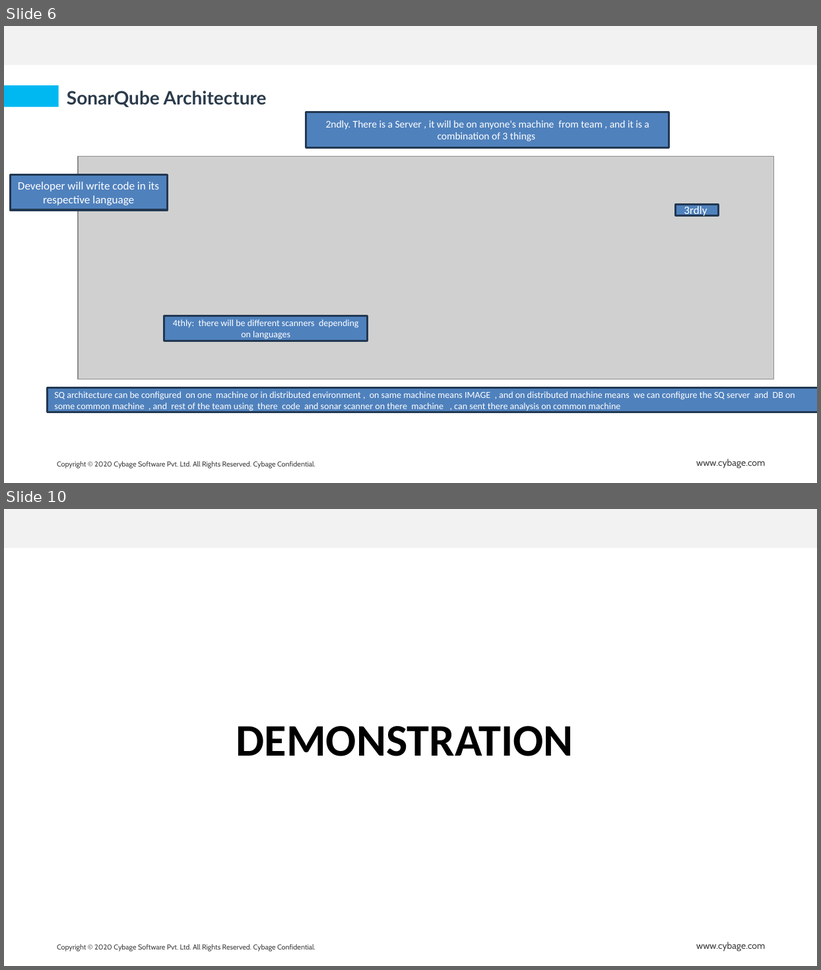
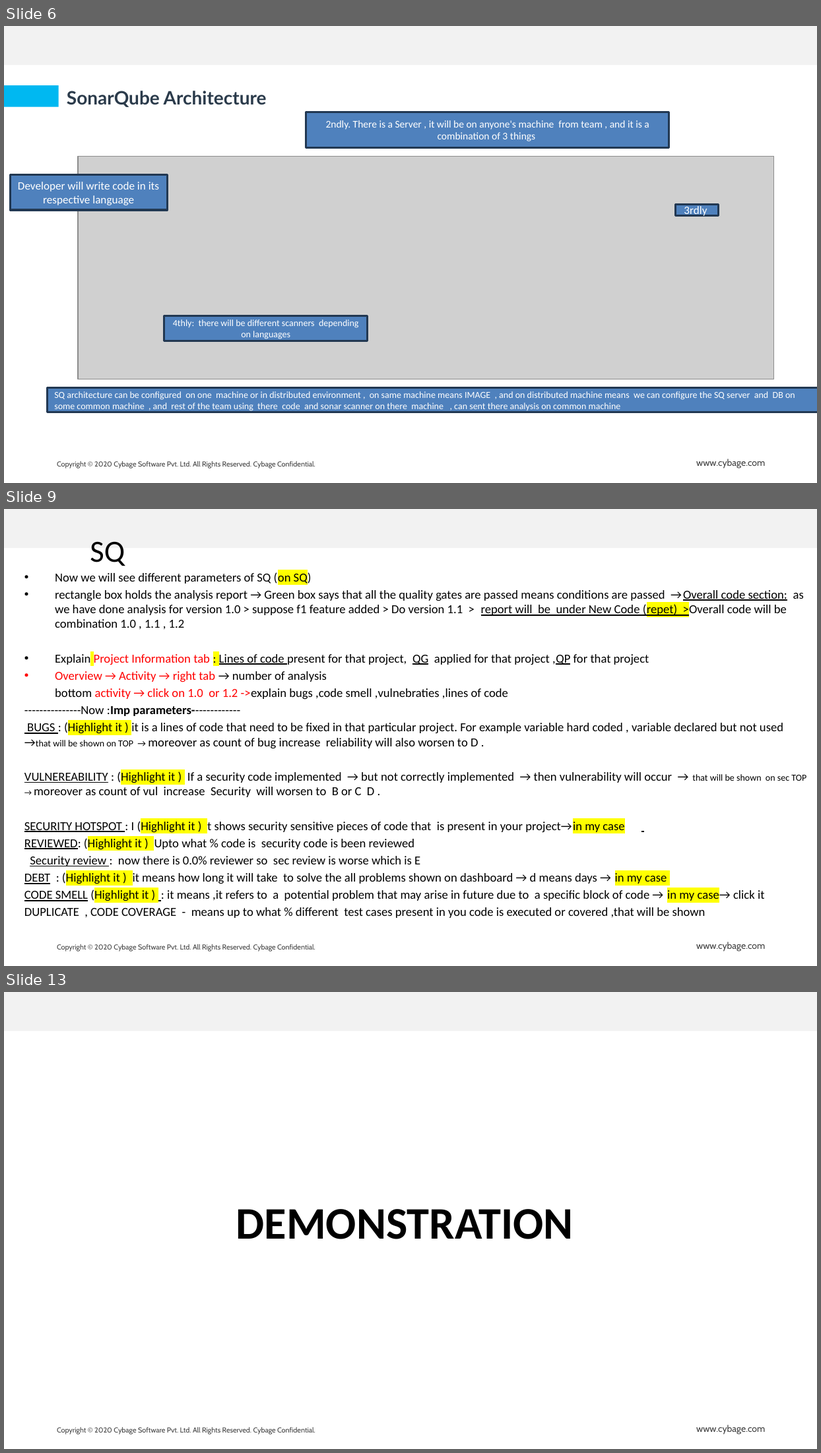
Before and after one commit to abcruturaj/Snyk_Docx, a slide deck: SonarQube.pptx. Shown one above the other, each under a label of ours: slides 6 and 10 before the commit, slides 6, 9 and 13 after it; the slides between them are not shown. The pictures are 821x970 and 821x1453 pixels, drawn with LibreOffice and Linux fonts; fonts in the diff are those of the drawing; grey boxes stand for pictures; background and template pictures are left out. Boxes give left, top, right and bottom in pixels: in the first picture for what was removed or moved away, otherwise in the second. Text is boxed around its words. In the diff, an @@ line names an element or a change of style, - is before the commit and + after.

```diff
--- a/SonarQube.pptx
+++ b/SonarQube.pptx
@@ slide 9 added at (x1=4, y1=509, x2=817, y2=966), background #FFFFFF; not listed: 3 template elements that a slide beside it also shows @@
@@ title added at (x1=90, y1=541, x2=125, y2=566), 30 pt, text #000000 @@
+SQ
@@ text added at (x1=24, y1=571, x2=807, y2=918), 12 pt, text #000000 @@
+• Now we will see different parameters of SQ (on SQ)
+• rectangle box holds the analysis report → Green box says that all the quality gates are passed means conditions are passed →Overall code section: as we have done analysis for version 1.0 > suppose f1 feature added > Do version 1.1 > report will be under New Code (repet) >Overall code will be combination 1.0 , 1.1 , 1.2
+• Explain Project Information tab : Lines of code present for that project, QG applied for that project ,QP for that project
+• Overview → Activity → right tab → number of analysis
+bottom activity → click on 1.0 or 1.2 ->explain bugs ,code smell ,vulnebraties ,lines of code
+---------------Now :Imp parameters-------------
+BUGS : (Highlight it ) it is a lines of code that need to be fixed in that particular project. For example variable hard coded , variable declared but not used →that will be shown on TOP → moreover as count of bug increase reliability will also worsen to D .
+VULNEREABILITY : (Highlight it ) If a security code implemented → but not correctly implemented → then vulnerability will occur → that will be shown on sec TOP → moreover as count of vul increase Security will worsen to B or C D .
+SECURITY HOTSPOT : I (Highlight it ) t shows security sensitive pieces of code that is present in your project→in my case
+REVIEWED: (Highlight it ) Upto what % code is security code is been reviewed
+Security review : now there is 0.0% reviewer so sec review is worse which is E
+DEBT : (Highlight it ) it means how long it will take to solve the all problems shown on dashboard → d means days → in my case
+CODE SMELL (Highlight it ) : it means ,it refers to a potential problem that may arise in future due to a specific block of code → in my case→ click it
+DUPLICATE , CODE COVERAGE - means up to what % different test cases present in you code is executed or covered ,that will be shown
@@ what was slide 10 is now slide 13 @@
```
Also in this commit, not shown: 7 slides changed, 5 other slides added, 1 slide removed, 2 other files.
